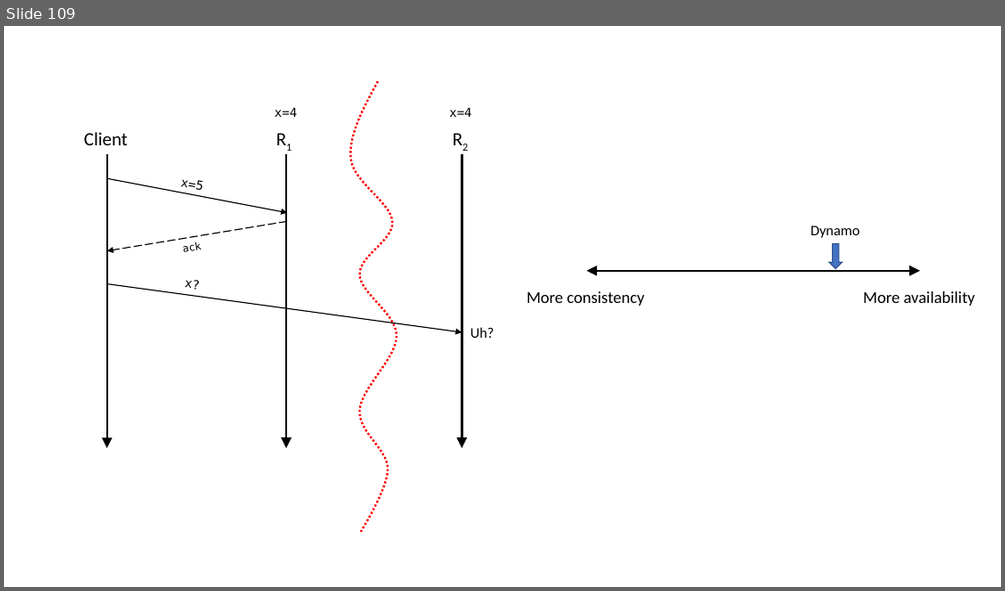
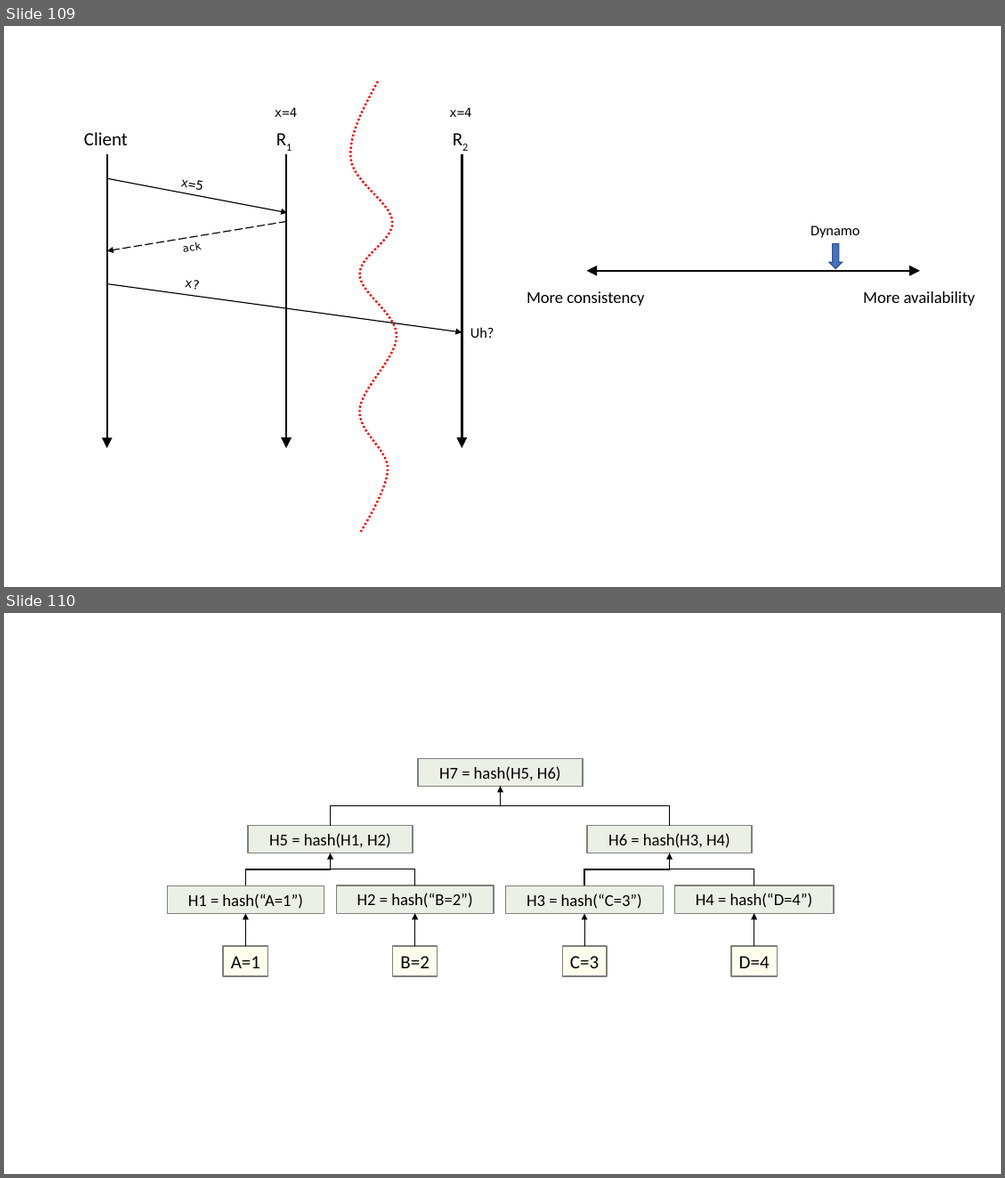
Before and after one commit to ChrisWhealy/DistributedSystemNotes, a slide deck: img/Diagrams.pptx. Shown one above the other, each under a label of ours: slide 109 before the commit, slides 109 and 110 after it. The pictures are 1005x591 and 1005x1178 pixels, drawn with LibreOffice and Linux fonts; fonts in the diff are those of the drawing. Boxes give left, top, right and bottom in pixels: in the first picture for what was removed or moved away, otherwise in the second. Text is boxed around its words. In the diff, an @@ line names an element or a change of style, - is before the commit and + after.

Commit message:
Add lecture 18

```diff
--- a/img/Diagrams.pptx
+++ b/img/Diagrams.pptx
@@ slide 110 added at box(4, 613, 1001, 1174), background #FFFFFF @@
@@ rectangle added at box(418, 758, 582, 786), fill #EAF0E5, outline #808080 1.25 pt, 16 pt, text #000000 @@
+H7 = hash(H5, H6)
@@ elbow arrow added from (330, 826) to (501, 786), #000000 1 pt @@
@@ elbow line added from (670, 826) to (501, 786), #000000 1 pt @@
@@ rectangle added at box(248, 826, 413, 853), fill #EAF0E5, outline #808080 1.25 pt, 16 pt, text #000000 @@
+H5 = hash(H1, H2)
@@ rectangle added at box(587, 826, 752, 853), fill #EAF0E5, outline #808080 1.25 pt, 16 pt, text #000000 @@
+H6 = hash(H3, H4)
@@ elbow arrow added from (245, 886) to (330, 853), #000000 1 pt @@
@@ elbow line added from (415, 886) to (330, 853), #000000 1 pt @@
@@ elbow arrow added from (584, 886) to (670, 853), #000000 1 pt @@
@@ elbow line added from (754, 886) to (670, 853), #000000 1 pt @@
@@ rectangle added at box(167, 886, 324, 914), fill #EAF0E5, outline #808080 1.25 pt, 16 pt, text #000000 @@
+H1 = hash(“A=1”)
@@ rectangle added at box(336, 886, 494, 914), fill #EAF0E5, outline #808080 1.25 pt, 16 pt, text #000000 @@
+H2 = hash(“B=2”)
@@ rectangle added at box(506, 886, 663, 914), fill #EAF0E5, outline #808080 1.25 pt, 16 pt, text #000000 @@
+H3 = hash(“C=3”)
@@ rectangle added at box(675, 886, 834, 914), fill #EAF0E5, outline #808080 1.25 pt, 16 pt, text #000000 @@
+H4 = hash(“D=4”)
@@ arrow added from (245, 946) to (245, 914), #000000 1 pt @@
@@ arrow added from (415, 946) to (415, 914), #000000 1 pt @@
@@ arrow added from (584, 946) to (584, 914), #000000 1 pt @@
@@ arrow added from (754, 946) to (754, 914), #000000 1 pt @@
@@ rectangle added at box(223, 946, 268, 976), fill #FFFFEE, outline #808080 1.25 pt, 18 pt, text #000000 @@
+A=1
@@ rectangle added at box(393, 946, 437, 976), fill #FFFFEE, outline #808080 1.25 pt, 18 pt, text #000000 @@
+B=2
@@ rectangle added at box(563, 946, 607, 976), fill #FFFFEE, outline #808080 1.25 pt, 18 pt, text #000000 @@
+C=3
@@ rectangle added at box(732, 946, 777, 976), fill #FFFFEE, outline #808080 1.25 pt, 18 pt, text #000000 @@
+D=4
```
Also in this commit, not shown: 3 other slides added, 10 other files.
